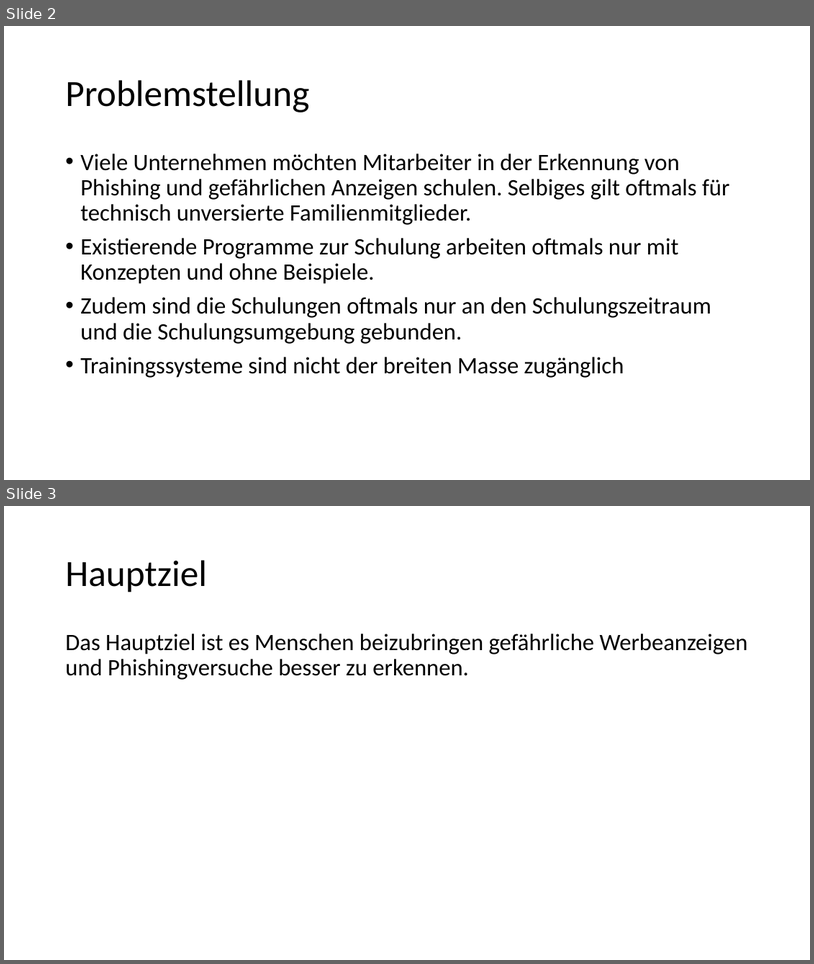
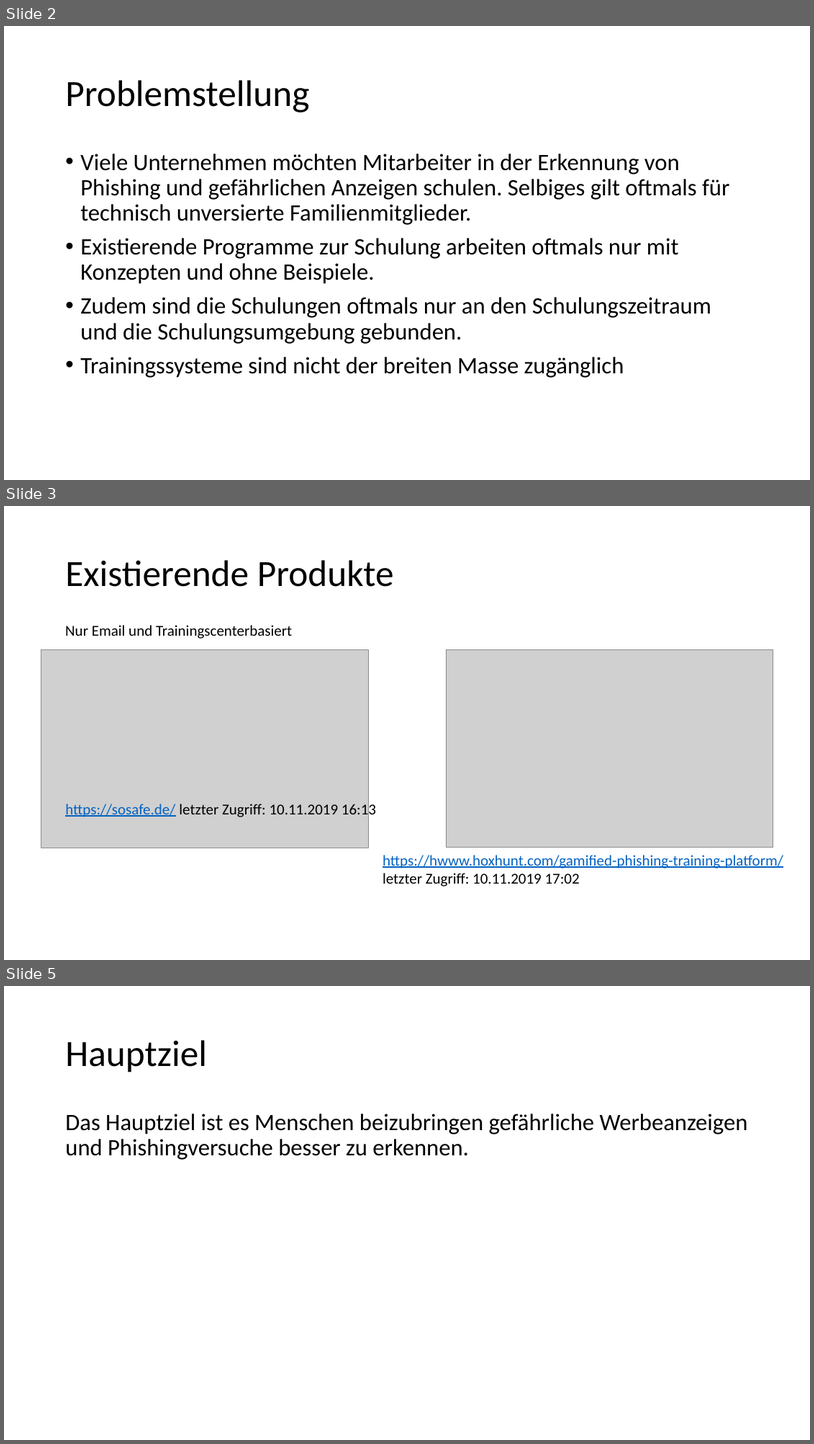
Before and after one commit to Snapstromegon/EPWS2019RaphaelHoeserTimSchettler, a slide deck: Audits/Audit 1/audit1.pptx. Shown one above the other, each under a label of ours: slides 2 and 3 before the commit, slides 2, 3 and 5 after it; the slides between them are not shown. The pictures are 814x964 and 814x1444 pixels, drawn with LibreOffice and Linux fonts; fonts in the diff are those of the drawing; grey boxes stand for pictures. Boxes give left, top, right and bottom in pixels: in the first picture for what was removed or moved away, otherwise in the second. Text is boxed around its words. In the diff, an @@ line names an element or a change of style, - is before the commit and + after.

```diff
--- a/Audits/Audit 1/audit1.pptx
+++ b/Audits/Audit 1/audit1.pptx
@@ slide 3 added at [4, 506, 810, 960], background #FFFFFF @@
@@ title added at [65, 560, 394, 587], 44 pt, text #000000 @@
+Existierende Produkte
@@ text added at [65, 625, 292, 638], 18 pt, text #000000 @@
+Nur Email und Trainingscenterbasiert
@@ picture added at [41, 650, 368, 848] @@
@@ picture added at [446, 650, 774, 847] @@
@@ text added at [65, 801, 376, 818], 18 pt, text #000000 @@
+https://sosafe.de/ letzter Zugriff: 10.11.2019 16:13
@@ text added at [383, 854, 784, 886], 18 pt, text #0563C1, underline @@
+https://hwww.hoxhunt.com/gamified-phishing-training-platform/
+letzter Zugriff: 10.11.2019 17:02
@@ what was slide 3 is now slide 5 @@
```
Also in this commit, not shown: 1 other slide added.
